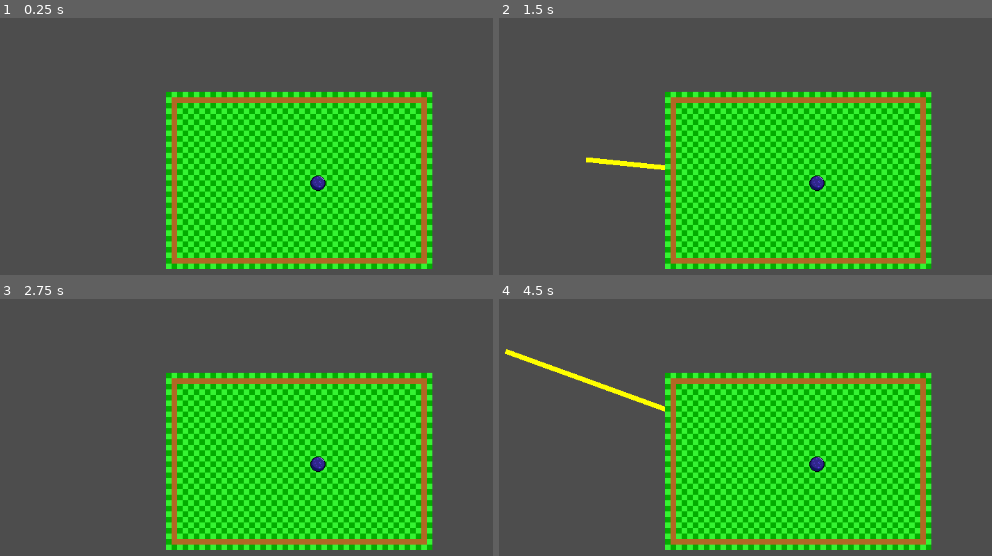
Above: before the commit, frames 1-4 (two rows, left to right).
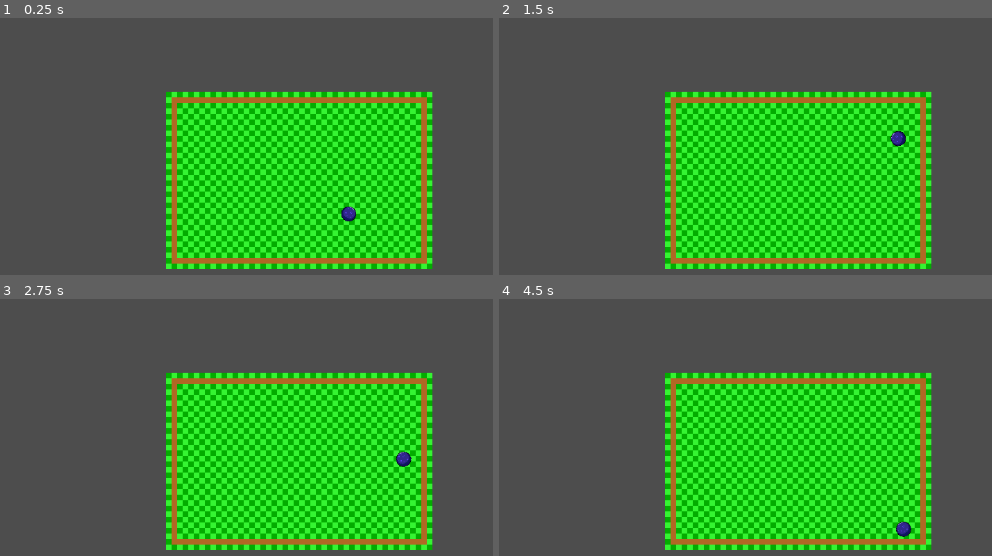
Above: after the commit, the same moments.

Repository: gkdjldgs/GOLFGAME
Game: Godot game, scene res://basescene.tscn
The game is run twice, just before and just after one commit, with the same random seed, the same clock (stepped at 60 frames per second) and the same inputs.
Inputs (mouse positions are in pixels of both pictures, inside the frame that each line leads up to):
- Up to frame 1 (0.25 s): no input
- Up to frame 2 (1.5 s): tap Enter at 0.5 s; move the mouse to (922, 115) at 0.52 s; click (922, 115) at 0.67 s; tap Space at 1.25 s; move the mouse to (587, 159) at 1.27 s; click (587, 159) at 1.42 s
- Up to frame 3 (2.75 s): move the mouse to (325, 319) at 2.02 s; click (325, 319) at 2.17 s
- Up to frame 4 (4.5 s): tap Enter at 2.75 s; move the mouse to (706, 507) at 2.77 s; click (706, 507) at 2.92 s; move the mouse to (987, 486) at 3.52 s; click (987, 486) at 3.67 s; move the mouse to (503, 350) at 4.27 s; click (503, 350) at 4.42 s

The runs differ from the first frame. In frame 1, 0.3% of the frame differs, in the area x 62-73%, y 61-80%; in frame 2, 0.6%; in frame 3, 0.3%; in frame 4, 1.0%, in the area x 1-84%, y 19-93%.

Commit message:
BALL CODE
so i followed the tutorial more. Added an meter that changes based on distance of the cursor and ball + max distance line can go.

Diff:
--- a/basescene.gd
+++ b/basescene.gd
@@ -1,11 +1,12 @@
 extends Node2D
-
+var color = Color.AZURE
 var mousepos = null
 var _is_mouse_down := false
 @onready var _ball = $magicball
 
 func _ready():
-	pass # Replace with function body.
+	_ball.apply_impulse(Vector2(200, 200))
+
 func _process(delta):
 	pass
 
@@ -17,7 +18,7 @@
 				_is_mouse_down = true
 			else:
 				_is_mouse_down = false
-	if event is InputEventMouseButton and _is_mouse_down:
+	if event is InputEventMouseMotion and _is_mouse_down:
 		mousepos = get_local_mouse_position()
 	else:
 		mousepos = null
@@ -26,4 +27,15 @@
 
 func _draw():
 	if mousepos != null:
-		draw_line(_ball.position, mousepos, Color.YELLOW, 7)
+		var endline = mousepos
+		var distance = _ball.position.distance_to(endline)
+		if distance > 150:
+			var direction = (endline - _ball.position).normalized()
+			endline = _ball.position + direction * 100
+		if distance < 50:
+			color = Color.AQUA
+		elif distance < 100:
+			color = Color.CORNFLOWER_BLUE
+		elif distance < 150:
+			color = Color.DARK_BLUE
+		draw_line(_ball.position, endline, color, 7)
--- a/basescene.tscn
+++ b/basescene.tscn
@@ -9,6 +9,7 @@
 
 [node name="TileMap" type="TileMap" parent="."]
 process_priority = -2
+z_index = -1
 position = Vector2(92, 46)
 tile_set = ExtResource("1_j1jbs")
 format = 2
--- a/magicball.tscn
+++ b/magicball.tscn
@@ -1,12 +1,17 @@
-[gd_scene load_steps=3 format=3 uid="uid://cvvxlh2am43bo"]
+[gd_scene load_steps=4 format=3 uid="uid://cvvxlh2am43bo"]
 
 [ext_resource type="Texture2D" uid="uid://7olkf0lpwqga" path="res://2MagicGolfBall.png" id="1_xl47p"]
+
+[sub_resource type="PhysicsMaterial" id="PhysicsMaterial_xl47p"]
+bounce = 1.0
 
 [sub_resource type="CircleShape2D" id="CircleShape2D_tiuuw"]
 radius = 27.964872
 
 [node name="magicball" type="RigidBody2D"]
+physics_material_override = SubResource("PhysicsMaterial_xl47p")
 gravity_scale = 0.0
+linear_damp = 0.3
 
 [node name="CollisionShape2D" type="CollisionShape2D" parent="."]
 scale = Vector2(0.359375, 0.359375)
